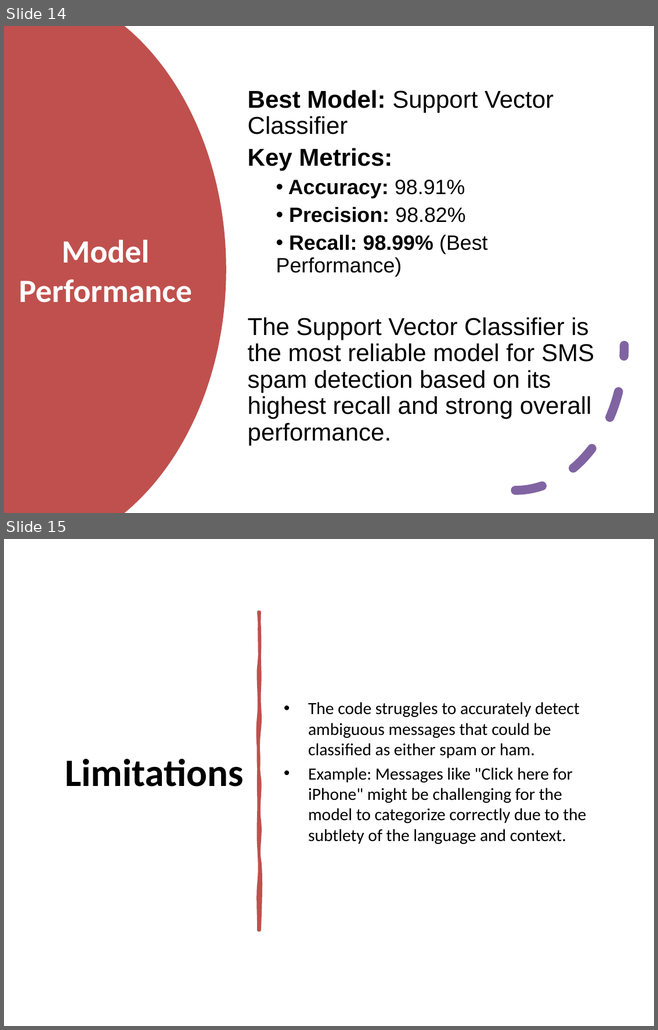
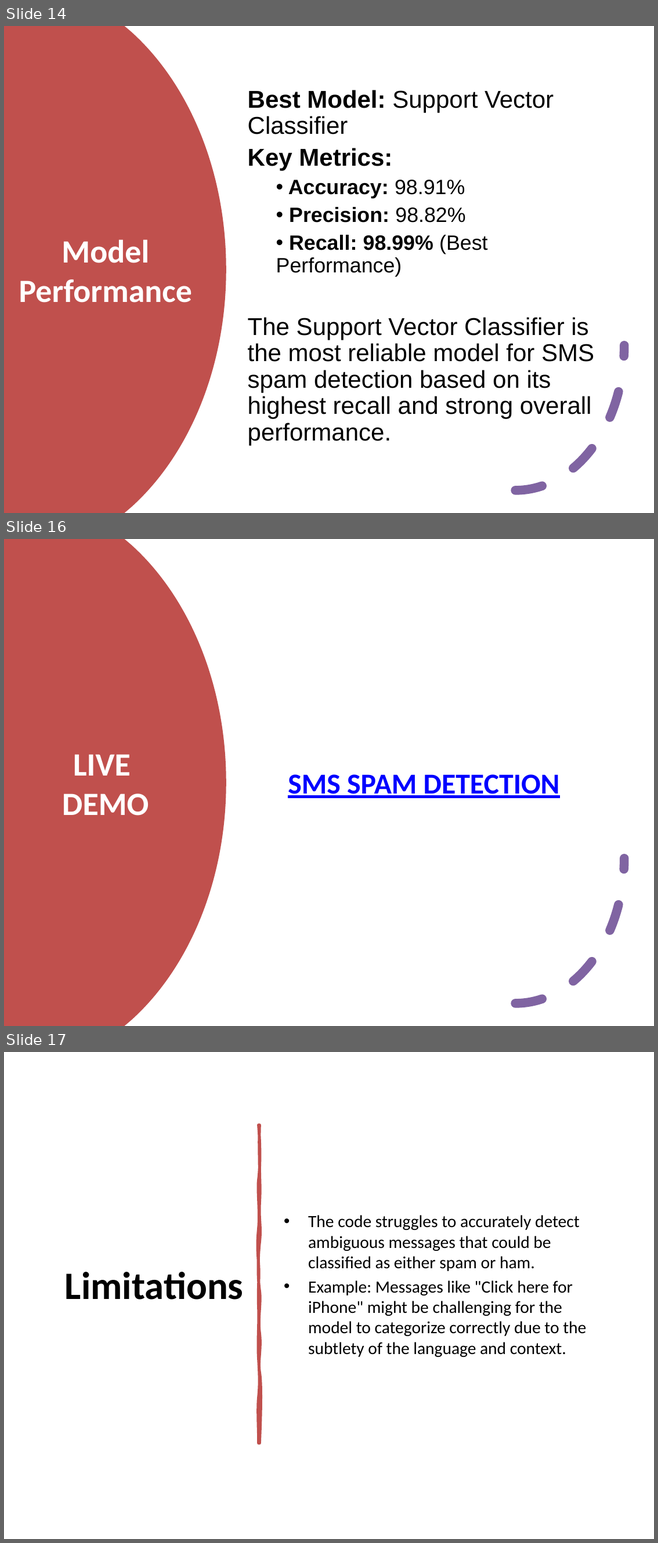
Before and after one commit to alwinkscaria/sms-spam-detection, a slide deck: presentation/SMS_SPAM_DETECTION.pptx. Shown one above the other, each under a label of ours: slides 14 and 15 before the commit, slides 14, 16 and 17 after it; the slides between them are not shown. The pictures are 658x1030 and 658x1543 pixels, drawn with LibreOffice and Linux fonts; fonts in the diff are those of the drawing. Boxes give left, top, right and bottom in pixels: in the first picture for what was removed or moved away, otherwise in the second. Text is boxed around its words. In the diff, an @@ line names an element or a change of style, - is before the commit and + after.

```diff
--- a/presentation/SMS_SPAM_DETECTION.pptx
+++ b/presentation/SMS_SPAM_DETECTION.pptx
@@ slide 16 added at <box>4,539,654,1026</box>, background #FFFFFF @@
@@ freeform shape added at <box>4,539,226,1026</box>, fill #C0504D @@
@@ arc (boxed as its full ellipse) added at <box>406,714,623,1004</box>, outline #8064A2 10 pt dashed @@
@@ title added at <box>62,754,148,816</box>, 36 pt, text #FFFFFF, bold @@
+LIVE
+DEMO
@@ text added at <box>288,774,560,798</box>, 32 pt, text #0000FF, bold, underline @@
+SMS SPAM DETECTION
@@ what was slide 15 is now slide 17 @@
```
Also in this commit, not shown: 1 other slide added.
